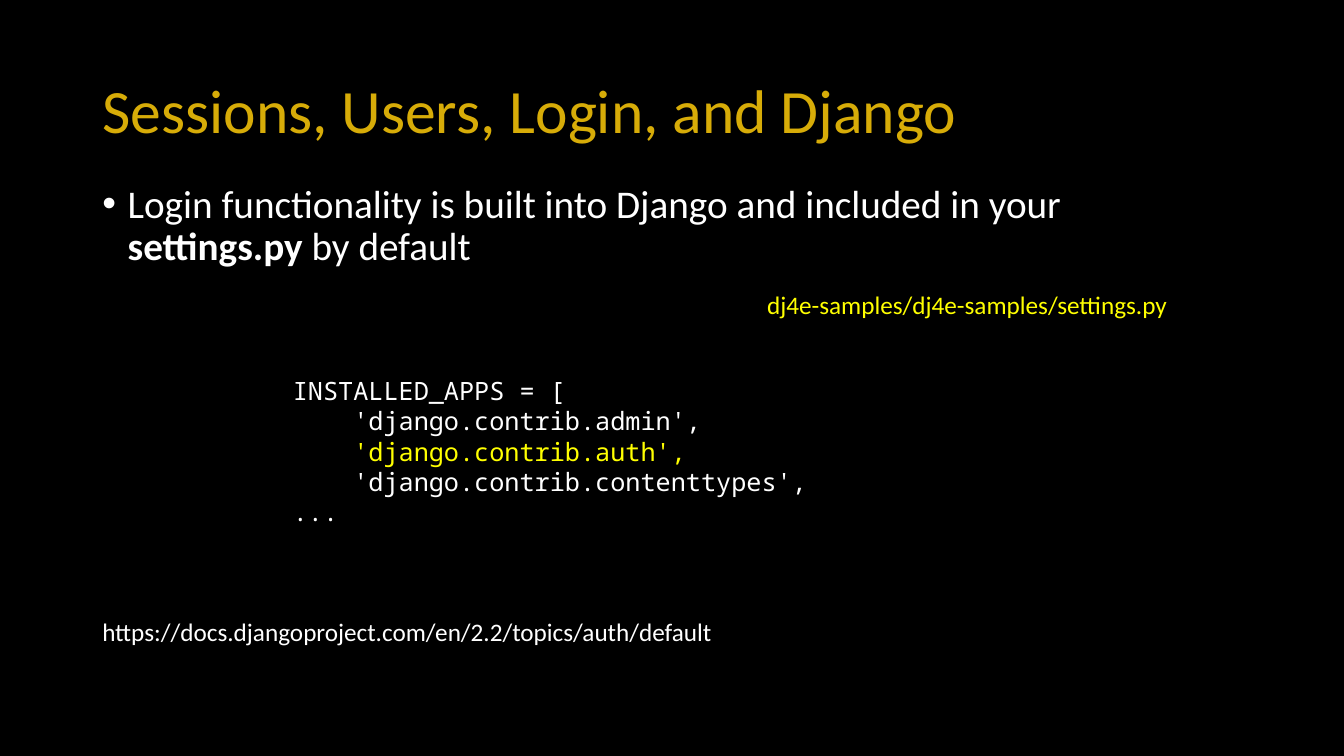
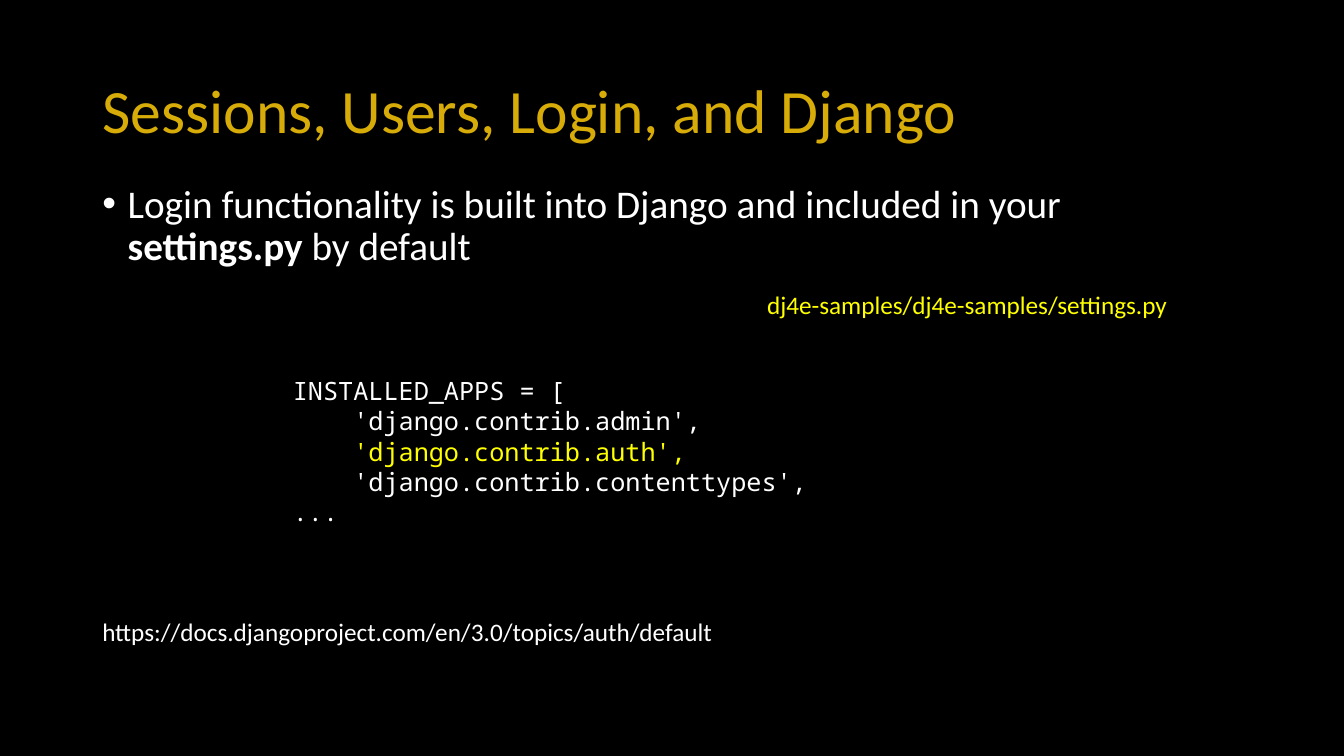
Before and after one commit to csev/dj4e, a slide deck: slide 8 of lectures/DJ-08-Login.pptx. Drawn at 1344x756 pixels with LibreOffice and Linux fonts; fonts in the diff are those of the drawing. Boxes give left, top, right and bottom in pixels: in the first picture for what was removed or moved away, otherwise in the second. Text is boxed around its words. In the diff, an @@ line names an element or a change of style, - is before the commit and + after.

```diff
--- a/lectures/DJ-08-Login.pptx
+++ b/lectures/DJ-08-Login.pptx
@@ text at (102,623,711,646): text changed @@
-https://docs.djangoproject.com/en/2.2/topics/auth/default
+https://docs.djangoproject.com/en/3.0/topics/auth/default
```
Also in this commit, not shown: 5 other slides changed, 1 other file.
